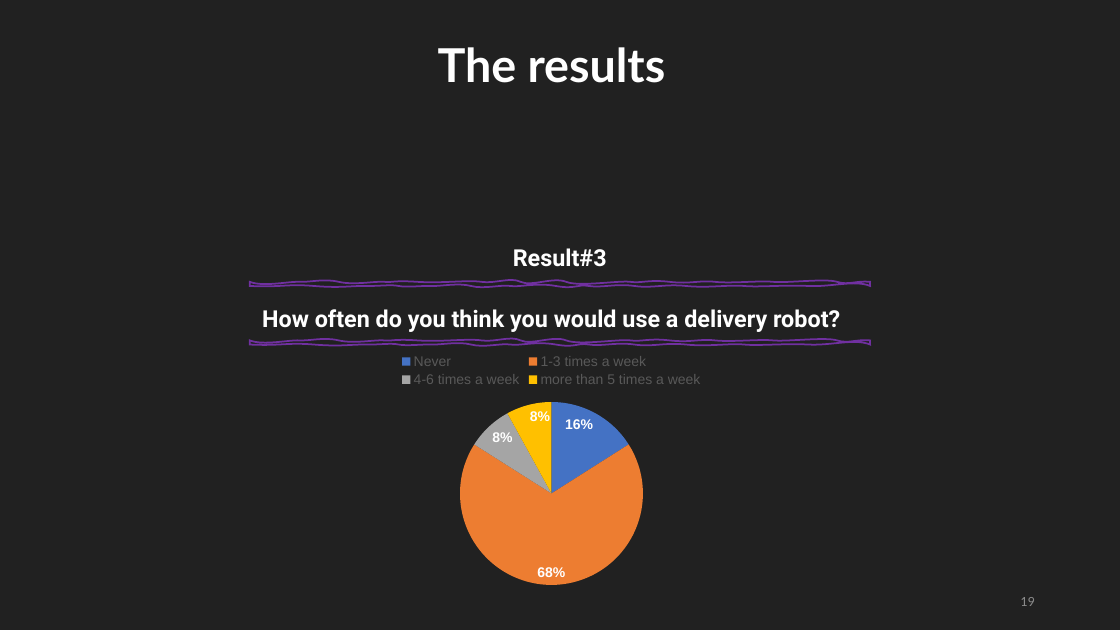
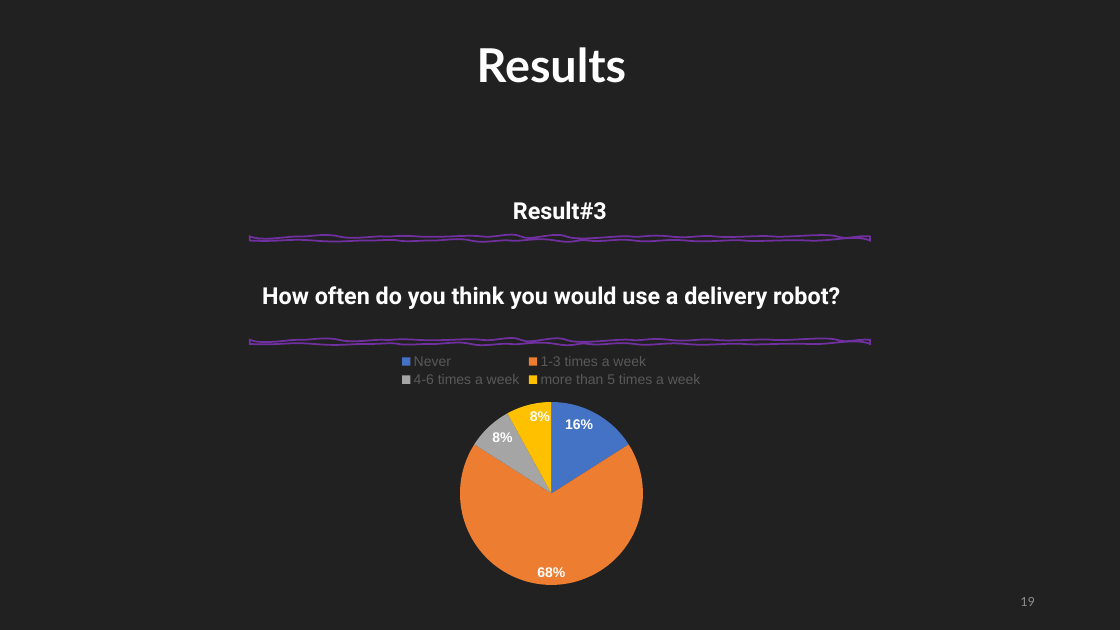
Before and after one commit to Mhd-Ghd/on-campus-delivery-robot, a slide deck: slide 19 of reports/report-2/Press#2.pptm. Drawn at 1120x630 pixels with LibreOffice and Linux fonts; fonts in the diff are those of the drawing. Boxes give left, top, right and bottom in pixels: in the first picture for what was removed or moved away, otherwise in the second. Text is boxed around its words. In the diff, an @@ line names an element or a change of style, - is before the commit and + after.

Commit message:
Suliman B&W, Canvas formatting, results formatting

```diff
--- a/reports/report-2/Press#2.pptm
+++ b/reports/report-2/Press#2.pptm
@@ text at (477,47,626,83): text changed @@
-The results
+Results
@@ text "Result#3": place and size @@
-text "Result#3" at (513,248,607,267)
+text "Result#3" at (513,201,607,220)
@@ freeform shape: place and size @@
-freeform shape at (250,282,870,287)
+freeform shape at (250,236,870,240)
@@ text "How often do you think ...": place and size @@
-text "How often do you think ..." at (262,309,840,332)
+text "How often do you think ..." at (262,286,840,309)
@@ freeform shape at (250,340,870,344): outline redrawn @@
```
Also in this commit, not shown: 7 other slides changed.
